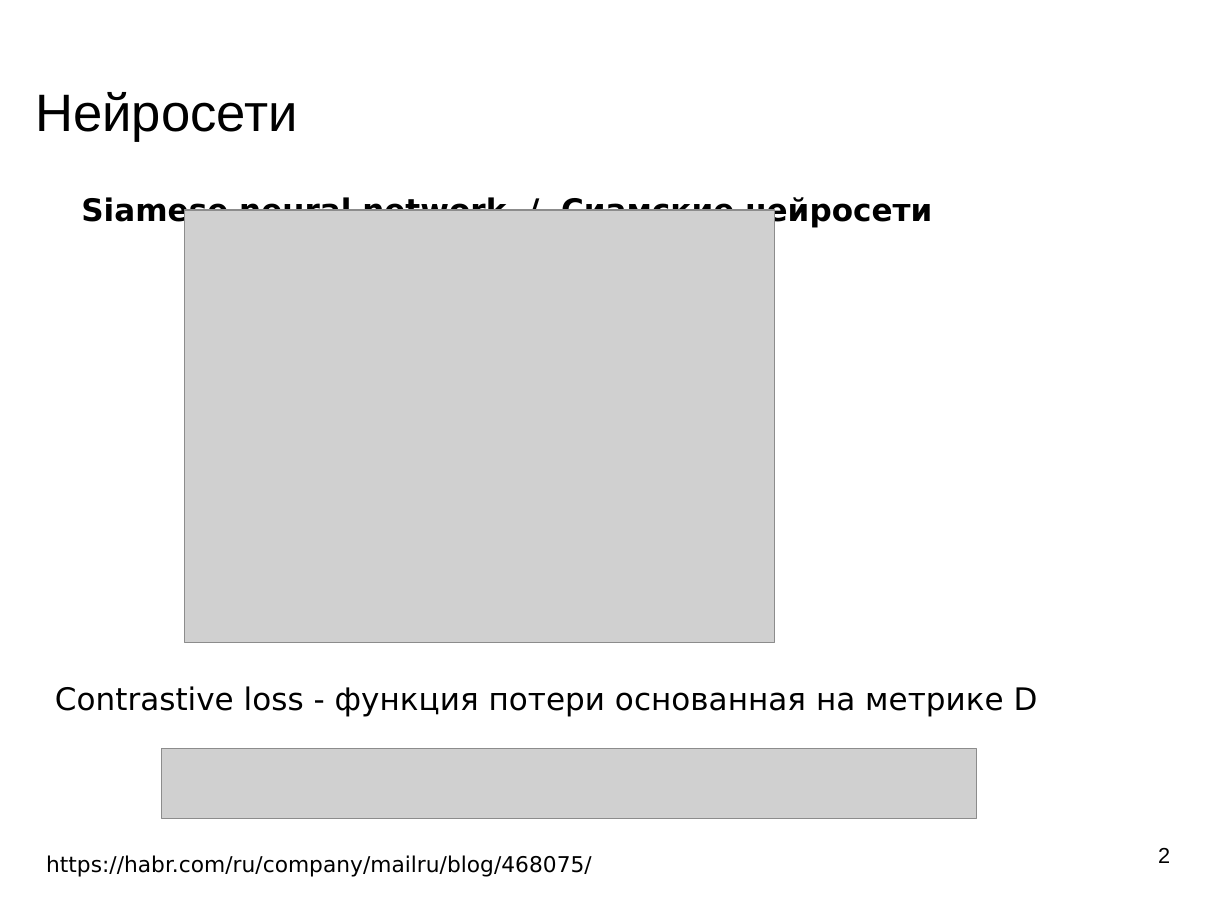
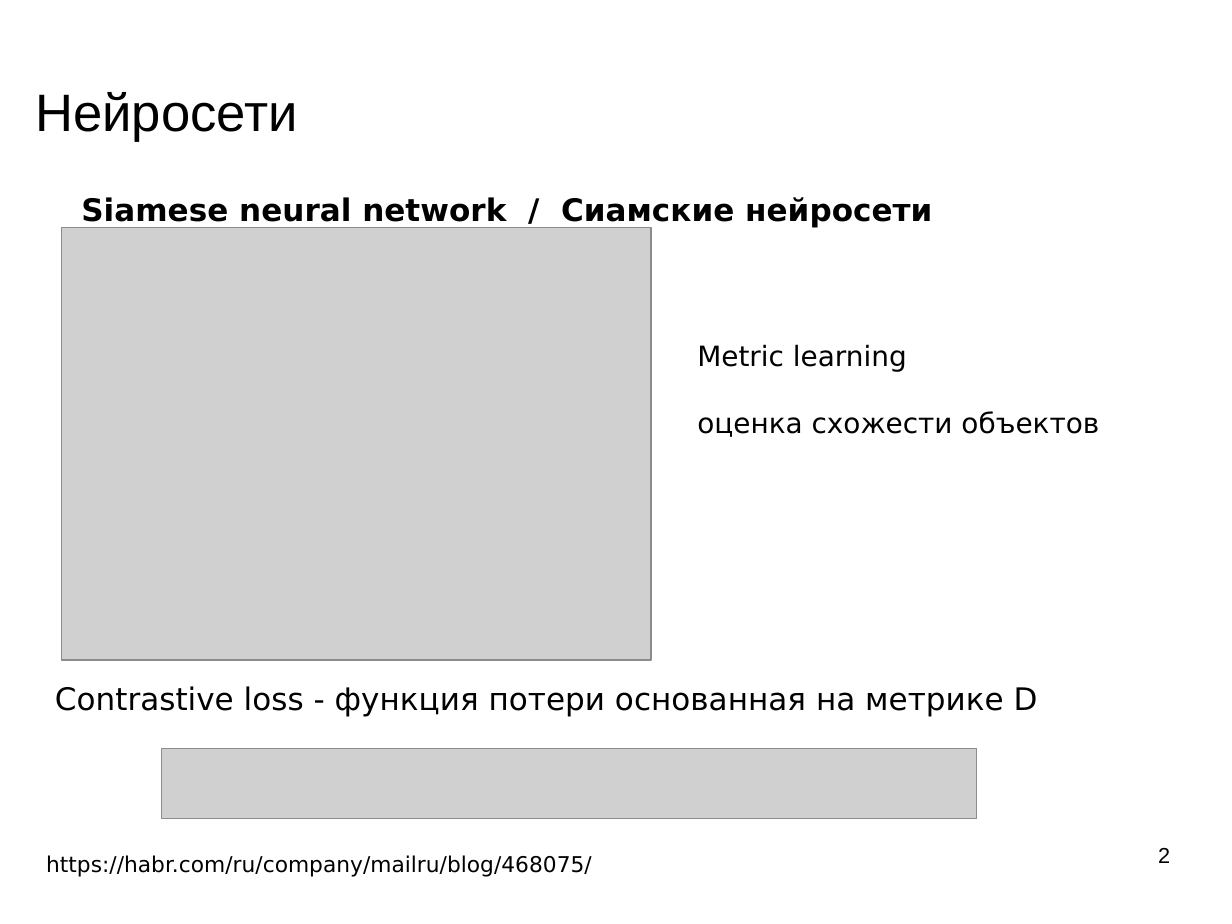
Before and after one commit to mechanoid5/ml_lectorium_legacy, a slide deck: slide 2 of 23-siamese.odp. Drawn at 1232x924 pixels with LibreOffice and Linux fonts; fonts in the diff are those of the drawing; grey boxes stand for pictures; background and template pictures are left out. Boxes give left, top, right and bottom in pixels: in the first picture for what was removed or moved away, otherwise in the second. Text is boxed around its words. In the diff, an @@ line names an element or a change of style, - is before the commit and + after.

```diff
--- a/23-siamese.odp
+++ b/23-siamese.odp
@@ picture: place and size @@
-picture at [184, 210, 775, 643]
+picture at [61, 228, 652, 661]
@@ text added at [697, 344, 1099, 437], 18 pt, text #000000 @@
+Metric learning
+оценка схожести объектов
```
Also in this commit, not shown: 1 other slide changed, 3 other files.
